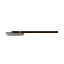
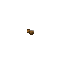
Layer changes from the first 64×64 image to the second:
removed layer "Pasted Layer" over box(17, 33, 25, 36)
hid "bardiche.png", painted on it over box(4, 31, 50, 36)
hid "quarterstaff.png" over box(12, 31, 58, 34)
showed "0998_1.png", painted on it over box(4, 29, 36, 36)
